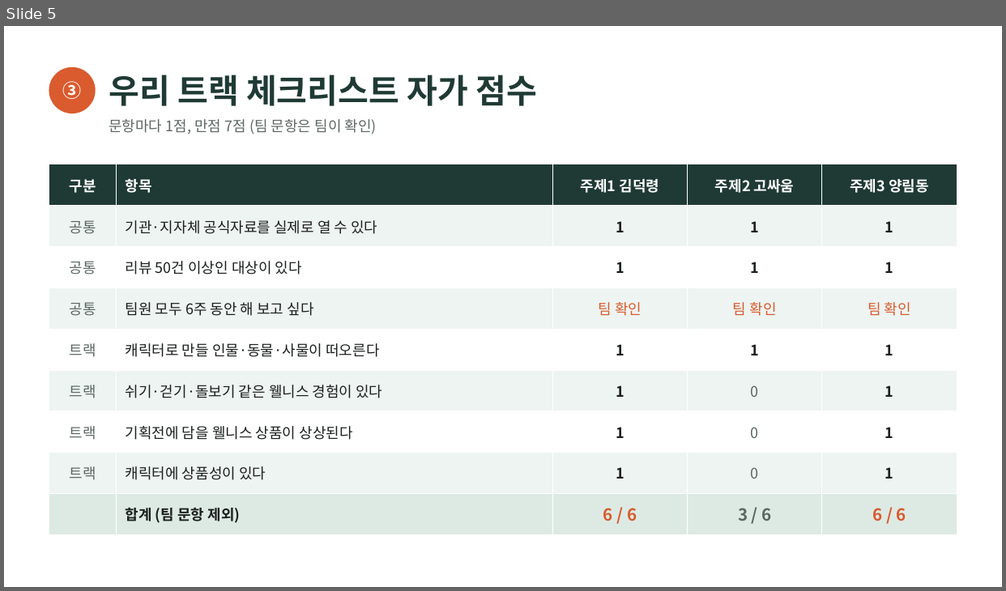
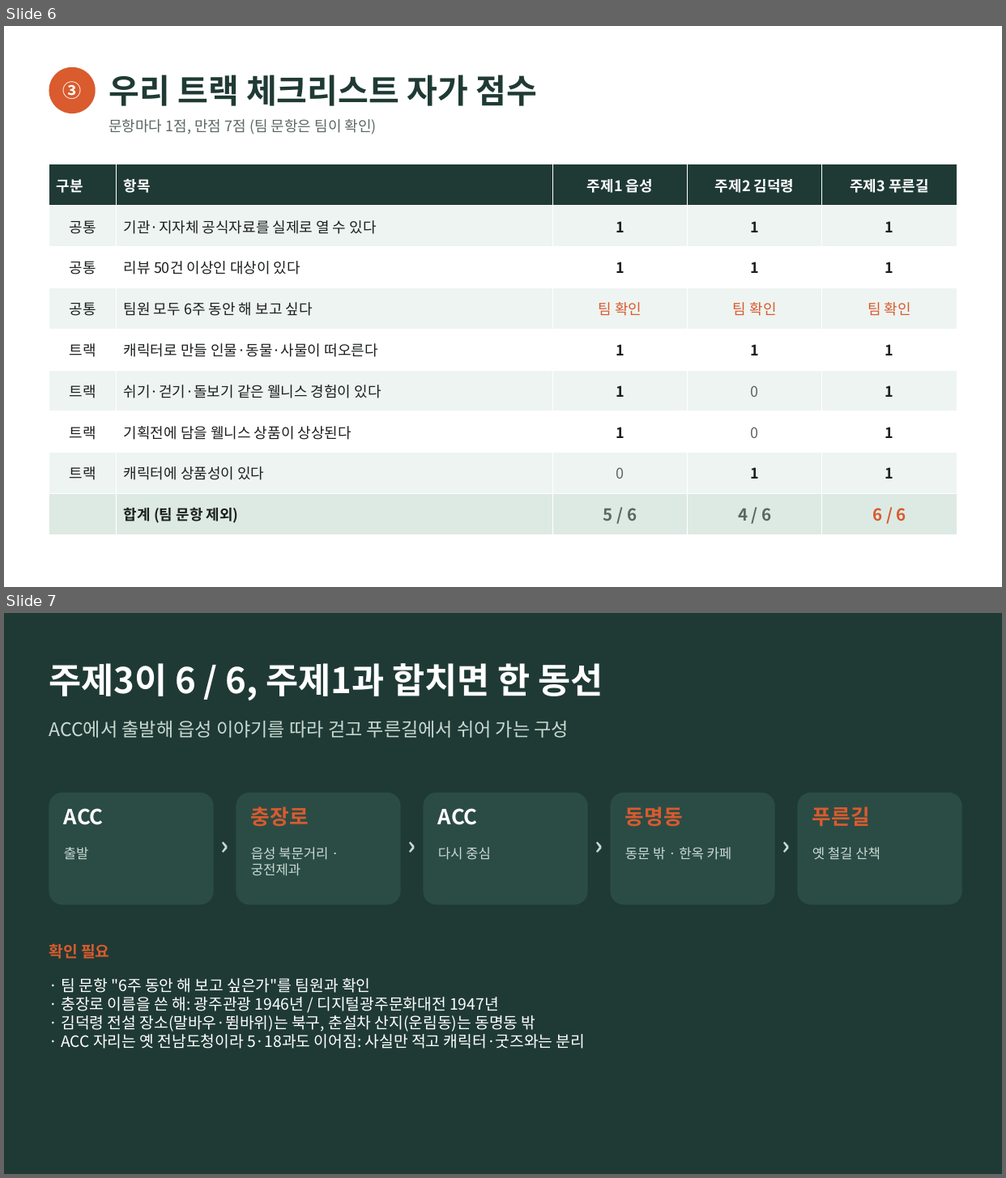
Before and after one commit to jmniik/jiminstorage, a slide deck: topic-idea/topic-idea.pptx. Shown one above the other, each under a label of ours: slide 5 before the commit, slides 6 and 7 after it. The pictures are 1006x591 and 1006x1178 pixels, drawn with LibreOffice and Linux fonts; fonts in the diff are those of the drawing. Boxes give left, top, right and bottom in pixels: in the first picture for what was removed or moved away, otherwise in the second. Text is boxed around its words. In the diff, an @@ line names an element or a change of style, - is before the commit and + after.

```diff
--- a/topic-idea/topic-idea.pptx
+++ b/topic-idea/topic-idea.pptx
@@ slide 7 added at bbox=[4, 613, 1002, 1174], background #1F3A34 @@
@@ text added at bbox=[49, 663, 603, 700], 34 pt, text #FFFFFF, bold @@
+주제3이 6 / 6, 주제1과 합치면 한 동선
@@ text added at bbox=[49, 721, 569, 738], 18 pt, text #C9D9D2 @@
+ACC에서 출발해 읍성 이야기를 따라 걷고 푸른길에서 쉬어 가는 구성
@@ rounded rectangle added at bbox=[49, 793, 214, 905], fill #2B4C45 @@
@@ rounded rectangle added at bbox=[236, 793, 401, 905], fill #2B4C45 @@
@@ text added at bbox=[251, 807, 309, 827], 20 pt, text #D95B2E, bold @@
+충장로
@@ rounded rectangle added at bbox=[424, 793, 588, 905], fill #2B4C45 @@
@@ rounded rectangle added at bbox=[611, 793, 775, 905], fill #2B4C45 @@
@@ text added at bbox=[625, 807, 683, 827], 20 pt, text #D95B2E, bold @@
+동명동
@@ rounded rectangle added at bbox=[798, 793, 962, 905], fill #2B4C45 @@
@@ text added at bbox=[812, 807, 870, 827], 20 pt, text #D95B2E, bold @@
+푸른길
@@ text added at bbox=[64, 808, 104, 825], 20 pt, text #FFFFFF, bold @@
+ACC
@@ text added at bbox=[214, 830, 236, 867], 24 pt, text #C9D9D2, bold @@
+›
@@ text added at bbox=[401, 830, 424, 867], 24 pt, text #C9D9D2, bold @@
+›
@@ text added at bbox=[438, 808, 478, 825], 20 pt, text #FFFFFF, bold @@
+ACC
@@ text added at bbox=[588, 830, 611, 867], 24 pt, text #C9D9D2, bold @@
+›
@@ text added at bbox=[775, 830, 798, 867], 24 pt, text #C9D9D2, bold @@
+›
@@ text added at bbox=[64, 847, 89, 859], 13 pt, text #C9D9D2 @@
+출발
@@ text added at bbox=[251, 847, 328, 876], 13 pt, text #C9D9D2 @@
+읍성 북문거리 · 궁전제과
@@ text added at bbox=[438, 847, 491, 860], 13 pt, text #C9D9D2 @@
+다시 중심
@@ text added at bbox=[625, 847, 732, 860], 13 pt, text #C9D9D2 @@
+동문 밖 · 한옥 카페
@@ text added at bbox=[812, 847, 880, 860], 13 pt, text #C9D9D2 @@
+옛 철길 산책
@@ text added at bbox=[49, 943, 109, 959], 15 pt, text #D95B2E, bold @@
+확인 필요
@@ text added at bbox=[61, 978, 585, 1049], 15 pt, text #FFFFFF @@
+· 팀 문항 "6주 동안 해 보고 싶은가"를 팀원과 확인
+· 충장로 이름을 쓴 해: 광주관광 1946년 / 디지털광주문화대전 1947년
+· 김덕령 전설 장소(말바우·뜀바위)는 북구, 춘설차 산지(운림동)는 동명동 밖
+· ACC 자리는 옛 전남도청이라 5·18과도 이어짐: 사실만 적고 캐릭터·굿즈와는 분리
@@ what was slide 5 is now slide 6 @@
@@ slide 6 changed as well @@
@@ table at bbox=[49, 165, 957, 535] @@
-row 1: 구분 | 항목 | 주제1 김덕령 | 주제2 고싸움 | 주제3 양림동
+row 1: 구분 | 항목 | 주제1 읍성 | 주제2 김덕령 | 주제3 푸른길
-row 8, column 3: 1
+row 8, column 3: 0
-row 8, column 4: 0
+row 8, column 4: 1
-row 9, column 3: 6 / 6
+row 9, column 3: 5 / 6
-row 9, column 4: 3 / 6
+row 9, column 4: 4 / 6
@@ text colour #5C6763 to #1B1F1E in "공통", "공통", "공통", "트랙" and 3 more places @@
@@ alignment centre to left @@
```
Also in this commit, not shown: 4 other slides changed, 2 other slides added, 2 slides removed.
